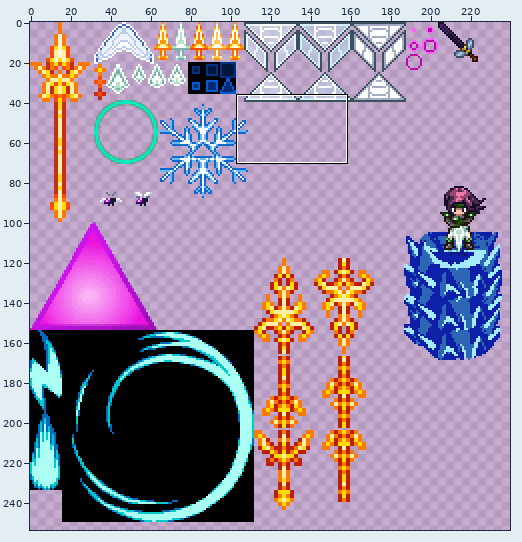
Sprite sheet: assets/media/entity/effects/triblader-mm.png. Above, an overview of the earlier version with the close-up marked.
Close-up. Before the commit:
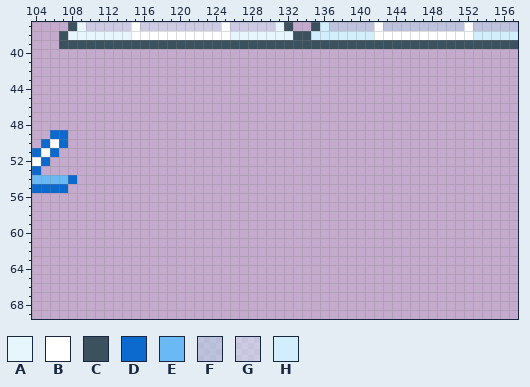
The file is 256x256 pixels. Pixels under 10% opacity are left out. Colours within 5 levels of each other are drawn and written as one. Shown: x 104..157, y 37..69. The wide view leaves out empty margins.
Palette (. is transparent): A #e7f5fd  B #ffffff  C #3b515d  D #0c6acf  E #6ab9f4  F #b9dbee80  G #d3ecfa80  H #d2edfc
Pixels before, first column x 104:
37 ....CAGGGGGBGGGGGGGGGBGGGGGAC..CHFFFFFBFFFFFFFFFBFFFFF
38 ...CAAAAAAABBBBBBBBBBBAAAAAAACCHHHHHHHBBBBBBBBBBBHHHHH
39 ...CCCCCCCCCCCCCCCCCCCCCCCCCCCCCCCCCCCCCCCCCCCCCCCCCCC
40 ......................................................
41 ......................................................
42 ......................................................
43 ......................................................
44 ......................................................
45 ......................................................
46 ......................................................
47 ......................................................
48 ......................................................
49 ..DD..................................................
50 .DBD..................................................
51 DBD...................................................
52 BD....................................................
53 D.....................................................
54 EEEED.................................................
55 DDDD..................................................
The result:
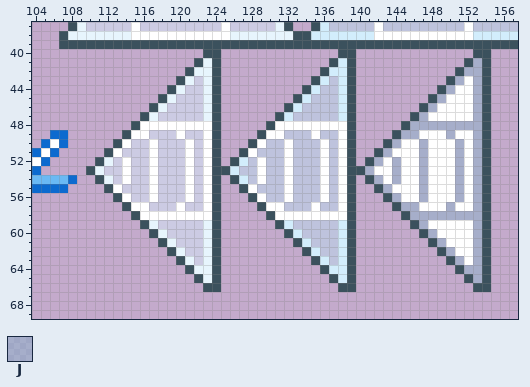
Colours new in this view: J #88b2c980
From old to new:
Changed rows in their new state; - is an unchanged pixel.
first column x 110:
40 -------------CC-------------CC-------------CC
41 ------------CAC------------CHC------------CJC
42 -----------CAAC-----------CHHC-----------CJJC
43 ----------CAGAC----------CHFHC----------CJBJC
44 ---------CAGGAC---------CHFFHC---------CJBBJC
45 --------CAGGGAC--------CHFFFHC--------CJBBBJC
46 -------CAGGGGAC-------CHFFFFHC-------CJBBBBJC
47 ------CAGGGGGAC------CHFFFFFHC------CJBBBBBJC
48 -----CBBBBBBBBC-----CBBBBBBBBC-----CJJJJJJJJC
49 ----CBBGGGBGGBC----CBBFFFBFFBC----CJJBBBJBBJC
50 ---CBGGBGGGBGBC---CBFFBFFFBFBC---CJBBJBBBJBJC
51 --CBGGGBGGGBGBC--CBFFFBFFFBFBC--CJBBBJBBBJBJC
52 -CAGBGGBGGGBGBC-CHFBFFBFFFBFBC-CJBJBBJBBBJBJC
53 CAGGBGGBGGGBGBCCHFFBFFBFFFBFBCCJBBJBBJBBBJBJC
54 -CAGBGGBGGGBGBC-CHFBFFBFFFBFBC-CJBJBBJBBBJBJC
55 --CBGGGBGGGBGBC--CBFFFBFFFBFBC--CJBBBJBBBJBJC
56 ---CBGGBGGGBGBC---CBFFBFFFBFBC---CJBBJBBBJBJC
57 ----CBBGGGBGGBC----CBBFFFBFFBC----CJJBBBJBBJC
58 -----CBBBBBBBBC-----CBBBBBBBBC-----CJJJJJJJJC
59 ------CAGGGGGAC------CHFFFFFHC------CJBBBBBJC
60 -------CAGGGGAC-------CHFFFFHC-------CJBBBBJC
61 --------CAGGGAC--------CHFFFHC--------CJBBBJC
62 ---------CAGGAC---------CHFFHC---------CJBBJC
63 ----------CAGAC----------CHFHC----------CJBJC
64 -----------CAAC-----------CHHC-----------CJJC
65 ------------CAC------------CHC------------CJC
66 -------------CC-------------CC-------------CC
Pixel boxes of the changes (left, top, right, bottom) in both close-ups:
added: (86, 49, 491, 292)
